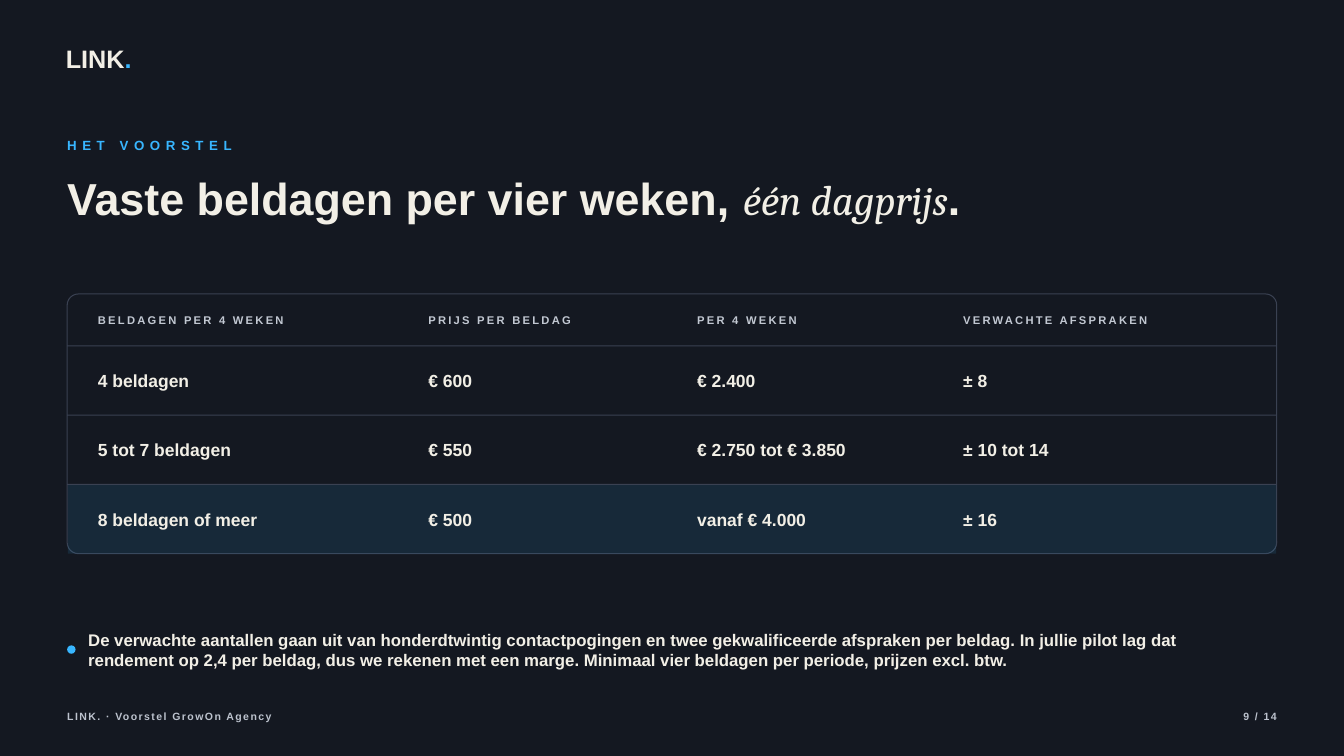
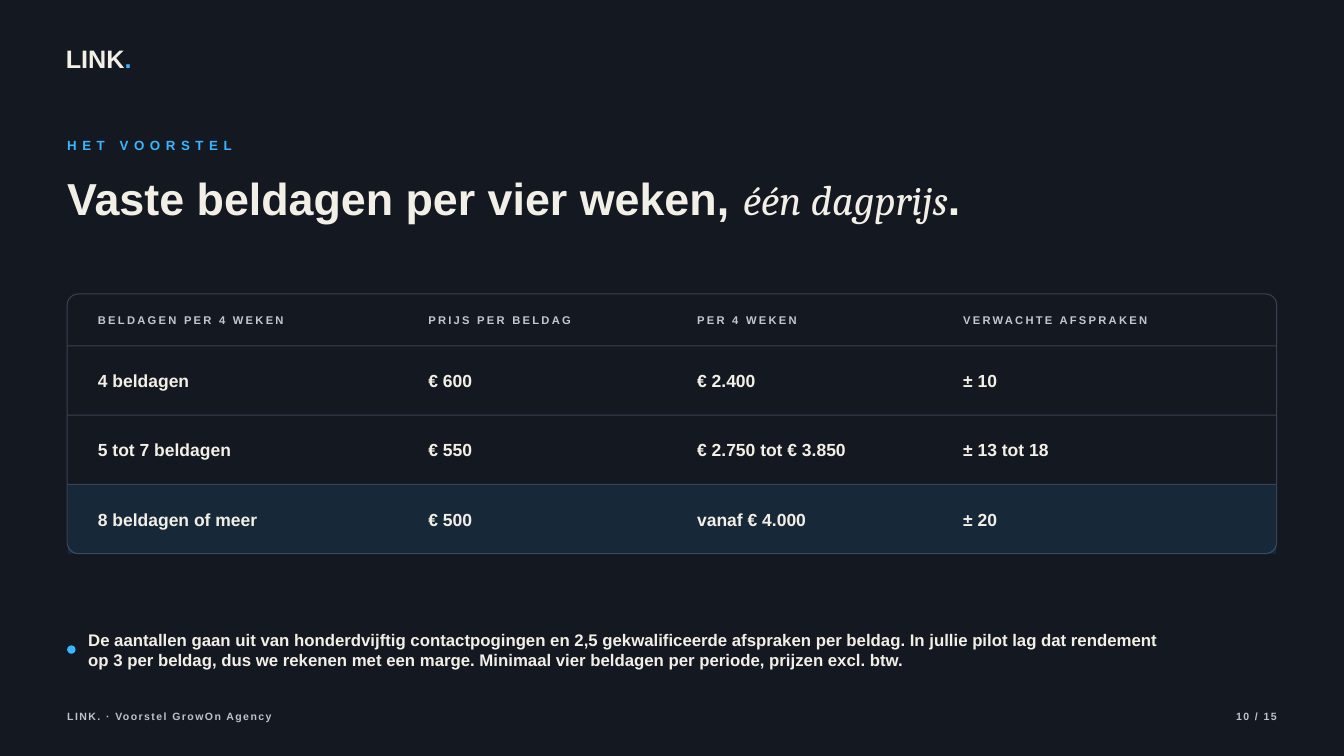
Before and after one commit to hens-lang/Test, a slide deck: slide 10 of output/LINK. voorstel GrowOn Agency.pptx (slide 9 before the commit). Drawn at 1344x756 pixels with LibreOffice and Linux fonts; fonts in the diff are those of the drawing. Boxes give left, top, right and bottom in pixels: in the first picture for what was removed or moved away, otherwise in the second. Text is boxed around its words. In the diff, an @@ line names an element or a change of style, - is before the commit and + after.

```diff
--- a/output/LINK. voorstel GrowOn Agency.pptx
+++ b/output/LINK. voorstel GrowOn Agency.pptx
@@ text at [978,375,997,387]: text changed @@
-± 8
+± 10
@@ text at [978,444,1048,456]: text changed @@
-± 10 tot 14
+± 13 tot 18
@@ text at [978,514,997,526]: text changed @@
-± 16
+± 20
@@ text at [88,634,1157,670]: text changed @@
-De verwachte aantallen gaan uit van honderdtwintig contactpogingen en twee gekwalificeerde afspraken per beldag. In jullie pilot lag dat rendement op 2,4 per beldag, dus we rekenen met een marge. Minimaal vier beldagen per periode, prijzen excl. btw.
+De aantallen gaan uit van honderdvijftig contactpogingen en 2,5 gekwalificeerde afspraken per beldag. In jullie pilot lag dat rendement op 3 per beldag, dus we rekenen met een marge. Minimaal vier beldagen per periode, prijzen excl. btw.
@@ text at [1236,712,1277,720]: text changed @@
-9 / 14
+10 / 15
```
Also in this commit, not shown: 13 other slides changed, 1 slide added, 20 other files.
